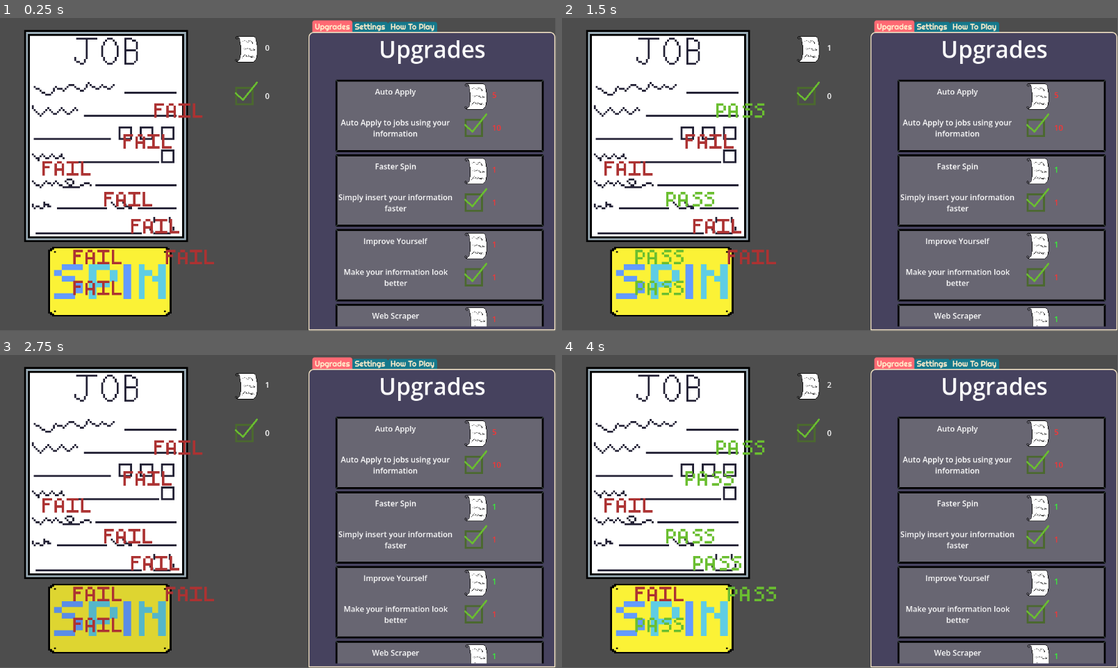
Above: before the commit, frames 1-4 (two rows, left to right).
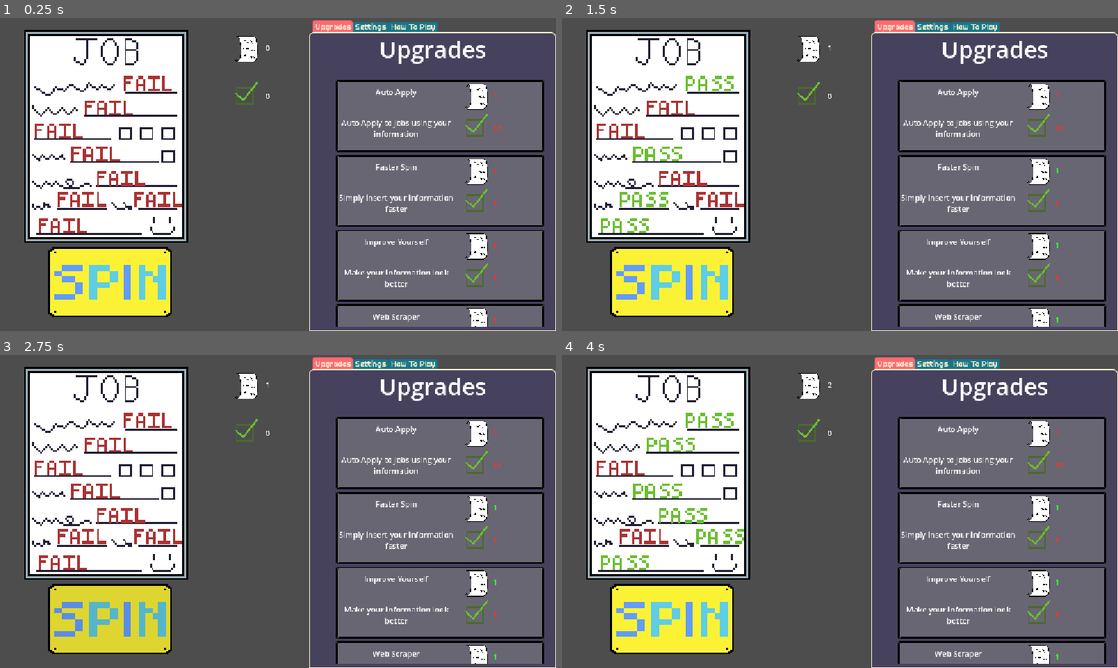
Above: after the commit, the same moments.

Repository: OrangePainting/in-this-economy
Game: Godot game, scene res://Scenes/main.tscn
The game is run twice, just before and just after one commit, with the same random seed, the same clock (stepped at 60 frames per second) and the same inputs.
Inputs (mouse positions are in pixels of both pictures, inside the frame that each line leads up to):
- Up to frame 1 (0.25 s): no input
- Up to frame 2 (1.5 s): click (673, 280) at 0.5 s
- Up to frame 3 (2.75 s): no input
- Up to frame 4 (4 s): click (673, 617) at 2.75 s
The window is 799x449 before the commit and 800x450 after it. Grey fills any space a smaller window leaves; there, only what the larger window draws over its background counts as a difference.

The runs differ from the first frame. In frame 1, 9.5% of the frame differs, in the area x 0-100%, y 0-100%; in frame 2, 9.5%; in frame 3, 9.4%; in frame 4, 9.5%.

Commit message:
Made Build 2 and fixed sizing stuff
Krish Konda
23:20 06/20/26

Made the scale better for web version, built day 2, and made the game mobile mode too for touch to be used.

Diff:
--- a/Scenes/upgrade_template.tscn
+++ b/Scenes/upgrade_template.tscn
@@ -25,6 +25,7 @@
 [node name="NameLabel" type="RichTextLabel" parent="HBoxContainer/InfoContainer" unique_id=611236839]
 custom_minimum_size = Vector2(250, 50)
 layout_mode = 2
+mouse_filter = 1
 theme_override_colors/default_color = Color(1, 1, 1, 1)
 bbcode_enabled = true
 text = "[PLACEHOLDER]"
@@ -34,6 +35,7 @@
 [node name="DescriptionLabel" type="RichTextLabel" parent="HBoxContainer/InfoContainer" unique_id=126144329]
 custom_minimum_size = Vector2(250, 100)
 layout_mode = 2
+mouse_filter = 1
 bbcode_enabled = true
 text = "[PLACEHOLDER]"
 horizontal_alignment = 1
@@ -59,6 +61,7 @@
 [node name="AppCostLabel" type="RichTextLabel" parent="HBoxContainer/CostLabelContainer" unique_id=1962012802]
 custom_minimum_size = Vector2(64, 64)
 layout_mode = 2
+mouse_filter = 1
 bbcode_enabled = true
 text = "Cost"
 vertical_alignment = 1
@@ -66,6 +69,7 @@
 [node name="ExpCostLabel" type="RichTextLabel" parent="HBoxContainer/CostLabelContainer" unique_id=780071726]
 custom_minimum_size = Vector2(64, 64)
 layout_mode = 2
+mouse_filter = 1
 bbcode_enabled = true
 text = "Cost"
 vertical_alignment = 1
--- a/Scripts/Autoloads/global_data.gd
+++ b/Scripts/Autoloads/global_data.gd
@@ -44,20 +44,20 @@
 
 	}
 
-var result_locations: Array[Vector2] = [Vector2(320, 172),
-										Vector2(256, 236),
-										Vector2(88, 292),
-										Vector2(216, 356),
-										Vector2(272, 412),
-										Vector2(152, 476),
-										Vector2(344, 476),
-										Vector2(152, 540)]
+var result_locations: Array[Vector2] = [Vector2(256, 116),
+										Vector2(176, 166),
+										Vector2(72, 214),
+										Vector2(148, 262),
+										Vector2(200, 312),
+										Vector2(120, 356),
+										Vector2(278, 356),
+										Vector2(80, 410)]
 # Current Result Placements:
-# - 320, 184
-# - 256, 248
-# - 88, 304
-# - 216, 368
-# - 272, 424
-# - 152, 488
-# - 344, 488
-# - 152, 552
+# - 256, 120
+# - 176, 168
+# - 72, 216
+# - 144, 272
+# - 200, 320
+# - 120, 368
+# - 288, 368
+# - 80, 416
--- a/Scripts/upgrade_container.gd
+++ b/Scripts/upgrade_container.gd
@@ -11,7 +11,10 @@
 	var directory = DirAccess.open("res://Upgrades")
 	var upgrade_resources = []
 	for resource_name in directory.get_files():
-		var r = load("res://Upgrades/" + resource_name)
+		var load_name = resource_name
+		if resource_name.ends_with(".remap"):
+			load_name = resource_name.get_basename()
+		var r = load("res://Upgrades/" + load_name)
 		upgrade_resources.append(r)
 		create_upgrade(r)
 
--- a/project.godot
+++ b/project.godot
@@ -19,6 +19,10 @@
 
 GlobalData="*uid://ddoqiguqtkaql"
 
+[display]
+
+window/stretch/mode="canvas_items"
+
 [editor_plugins]
 
 enabled=PackedStringArray("res://addons/git_bash_here/plugin.cfg", "res://addons/godot_super-wakatime/plugin.cfg", "res://addons/script-ide/plugin.cfg")
@@ -35,5 +39,4 @@
 
 textures/canvas_textures/default_texture_filter=0
 rendering_device/driver.windows="d3d12"
-renderer/rendering_method="gl_compatibility"
-renderer/rendering_method.mobile="gl_compatibility"
+renderer/rendering_method="mobile"
Not shown, added: Builds/Web/Day 2/InThisEconomy.apple-touch-icon.png.import
Not shown, added: Builds/Web/Day 2/InThisEconomy.icon.png.import
Not shown, added: Builds/Web/Day 2/InThisEconomy.png.import
Not shown, changed: export_presets.cfg
Not shown, added: Builds/Web/Day 2.zip
Not shown, added: Builds/Web/Day 2/InThisEconomy.apple-touch-icon.png
Not shown, added: Builds/Web/Day 2/InThisEconomy.audio.position.worklet.js
Not shown, added: Builds/Web/Day 2/InThisEconomy.audio.worklet.js
Not shown, added: Builds/Web/Day 2/InThisEconomy.icon.png
Not shown, added: Builds/Web/Day 2/InThisEconomy.js
Not shown, added: Builds/Web/Day 2/InThisEconomy.pck
Not shown, added: Builds/Web/Day 2/InThisEconomy.png
(and 2 more such lines)
